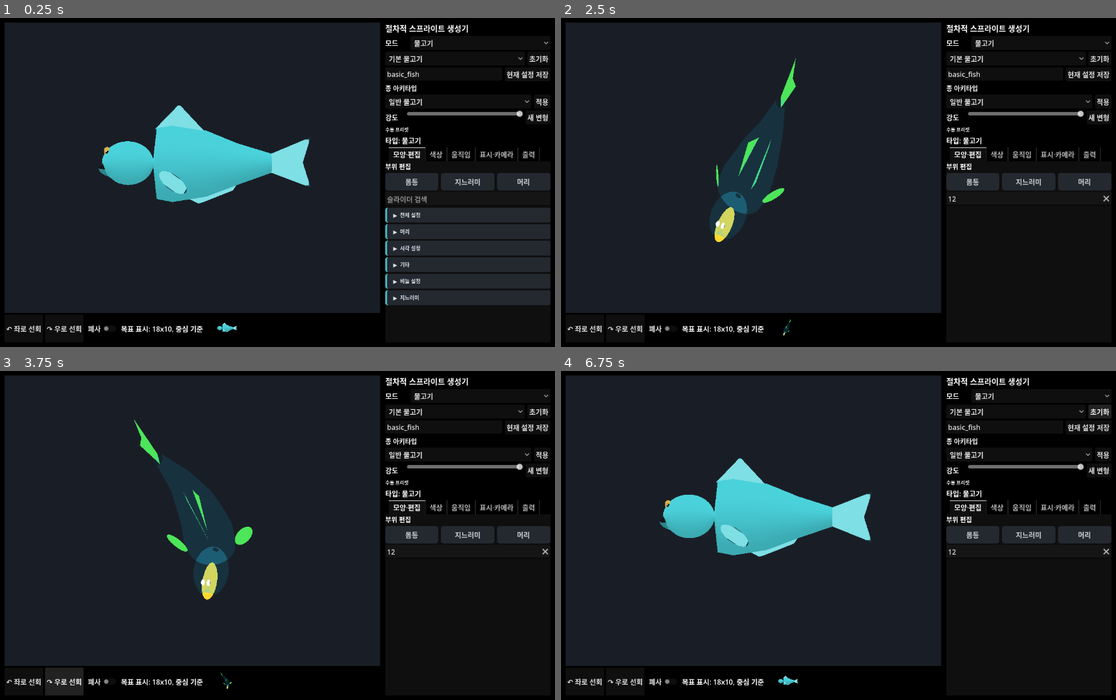
Above: before the commit, frames 1-4 (two rows, left to right).
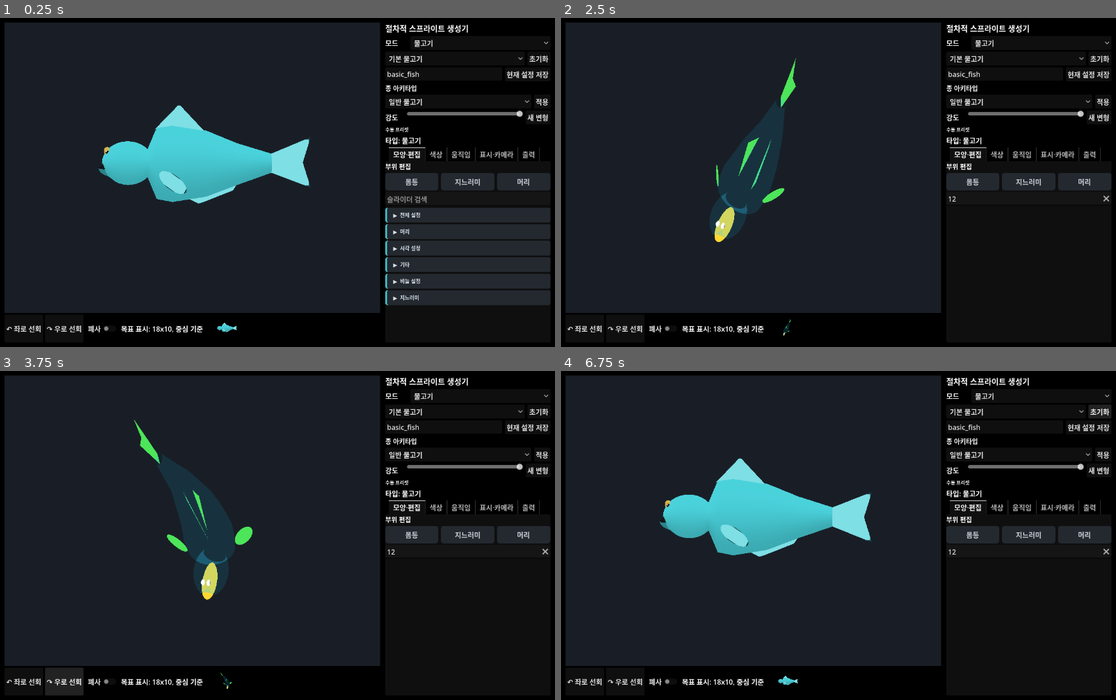
Above: after the commit, the same moments.

Repository: currywhaleshark/aquarium_sprite_mock-up_generator
Game: Godot game, scene res://scenes/Main.tscn
Two runs of this game, one before a commit and one after it. Both use one fixed random seed, a clock stepped at 60 frames per second and the inputs below.
Inputs (mouse positions are in pixels of both pictures, inside the frame that each line leads up to):
- Up to frame 1 (0.25 s): no input
- Up to frame 2 (2.5 s): click (1027, 198) at 0.52 s; type "12" at 0.6 s; tap Enter at 1.25 s; move the mouse to (960, 166) at 1.27 s; hold D 1.28-2 s; tap R at 1.35 s; click (960, 166) at 1.42 s; tap Space at 1.52, 1.82 s; drag from (727, 198) to (810, 248) at 2.02 s
- Up to frame 3 (3.75 s): click "↶ 좌로 선회" at 2.75 s; click "↷ 우로 선회" at 3.5 s
- Up to frame 4 (6.75 s): click "폐사" at 4.25 s; click "물고기" at 5 s; click "기본 물고기" at 5.75 s; click "초기화" at 6.5 s

The runs differ from the first frame. In frame 1, 0.1% of the frame differs, in the area x 26-41%, y 33-96%; in frame 2, 0.1%, in the area x 29-41%, y 52-96%; in frame 3, 0.1%; in frame 4, 0.1%.

Commit message:
Prevent pinched unified fish weld

Diff:
--- a/scripts/creature/FishRig.gd
+++ b/scripts/creature/FishRig.gd
@@ -522,15 +522,17 @@
 
 func _head_grid_for_unified_surface(_head_shape: String, _head_scale: Vector3, _snout_length: float, _forehead_slope: float, _sculpt: Dictionary, boundary_x: float, boundary_index: int = 0) -> Array:
 	var local_grid := PF.deformed_head_grid(_head_shape, _snout_length, _forehead_slope, 18, shell_segments, _sculpt)
+	var boundary_ring := _unified_body_boundary_ring(boundary_index)
+	var boundary_radius := _ring_yz_radius(boundary_ring)
 	var grid := []
 	for local_ring in local_grid:
 		var world_ring := _head_local_ring_to_body_space(local_ring)
 		if _ring_average_x(world_ring) >= boundary_x - 0.0005:
 			continue
-		if _is_unified_rear_head_cap_ring(world_ring):
+		if _is_unified_rear_head_weld_pinch_ring(world_ring, boundary_radius):
 			continue
 		grid.append(world_ring)
-	grid.append(_unified_body_boundary_ring(boundary_index))
+	grid.append(boundary_ring)
 	return grid
 
 func _head_local_ring_to_body_space(local_ring: PackedVector3Array) -> PackedVector3Array:
@@ -562,10 +564,12 @@
 		total += point.x
 	return total / float(ring.size())
 
-func _is_unified_rear_head_cap_ring(ring: PackedVector3Array) -> bool:
-	if head_node == null or ring.is_empty():
+func _is_unified_rear_head_weld_pinch_ring(ring: PackedVector3Array, boundary_radius: float) -> bool:
+	if head_node == null or ring.is_empty() or boundary_radius <= 0.0:
 		return false
-	return _ring_average_x(ring) > head_node.position.x and _ring_yz_radius(ring) <= 0.001
+	if _ring_average_x(ring) <= head_node.position.x:
+		return false
+	return _ring_yz_radius(ring) < boundary_radius * 0.38
 
 func _ring_yz_radius(ring: PackedVector3Array) -> float:
 	if ring.is_empty():
--- a/scripts/tools/UnifiedFishRigSurfaceTest.gd
+++ b/scripts/tools/UnifiedFishRigSurfaceTest.gd
@@ -114,8 +114,11 @@
 	if _failed:
 		return
 	var last_head_ring: PackedVector3Array = head_grid[head_grid.size() - 2]
+	var boundary_ring: PackedVector3Array = head_grid[head_grid.size() - 1]
 	var radius := _ring_yz_radius(last_head_ring)
+	var boundary_radius := _ring_yz_radius(boundary_ring)
 	_require(radius > 0.015, "unified fish weld must not include the closed rear head cap before the body boundary: radius=%.6f" % radius)
+	_require(radius >= boundary_radius * 0.38, "unified fish weld must not pinch the head ring away from the body boundary: head_radius=%.6f boundary_radius=%.6f" % [radius, boundary_radius])
 	fish.queue_free()
 
 func _test_unified_surface_replaces_visible_head_mesh_with_outer_shell_geometry() -> void:
Not shown, changed: docs/superpowers/plans/2026-06-20-unified-head-ring-semantics-implementation.md
